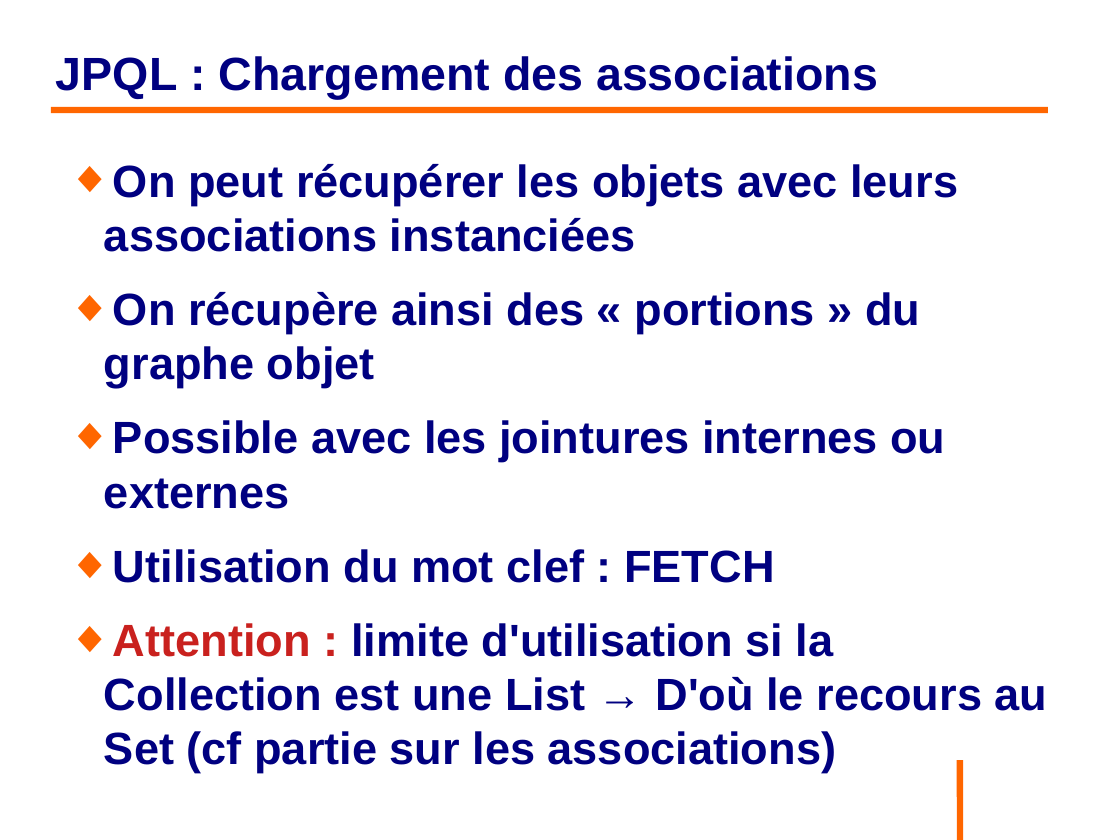
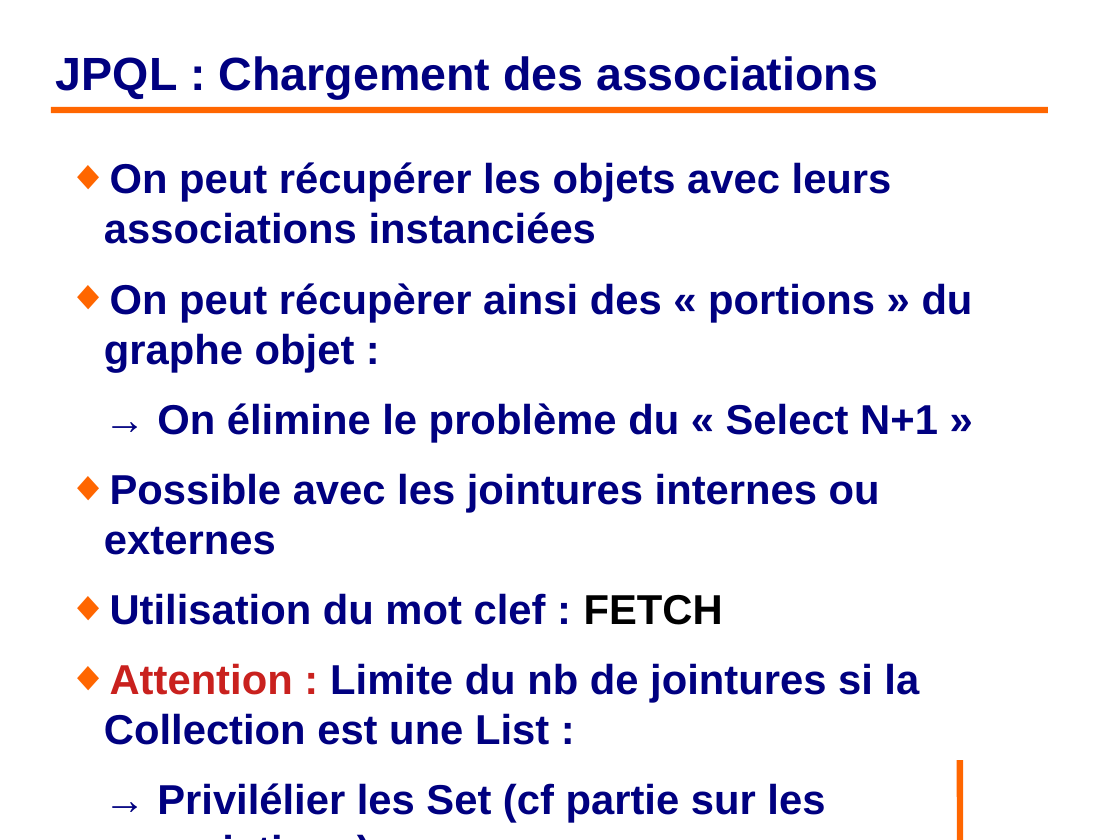
Before and after one commit to philphils/formation-hibernate-basique, a slide deck: slide 126 of Documentation/diapo_formation_hibernate.odp. Drawn at 1120x840 pixels with LibreOffice and Linux fonts; fonts in the diff are those of the drawing; background and template pictures are left out. Boxes give left, top, right and bottom in pixels: in the first picture for what was removed or moved away, otherwise in the second. Text is boxed around its words. In the diff, an @@ line names an element or a change of style, - is before the commit and + after.

```diff
--- a/Documentation/diapo_formation_hibernate.odp
+++ b/Documentation/diapo_formation_hibernate.odp
@@ text at (x1=104, y1=162, x2=892, y2=625): size 32 to 29.6 pt in "On peut récupérer les objets avec leurs ...", "Possible avec les jointures internes ou externes", "Utilisation du mot clef : FETCH"; text colour #000080 to #000000 in "FETCH" @@
@@ text at (x1=104, y1=283, x2=973, y2=442): text changed; size 32 to 29.6 pt @@
-◆ On récupère ainsi des « portions » du graphe objet
+◆ On peut récupèrer ainsi des « portions » du graphe objet :
+→ On élimine le problème du « Select N+1 »
@@ text at (x1=104, y1=663, x2=919, y2=823): text changed; size 32 to 29.6 pt @@
-◆ Attention : limite d'utilisation si la Collection est une List → D'où le recours au Set (cf partie sur les associations)
+◆ Attention : Limite du nb de jointures si la Collection est une List :
+→ Privilélier les Set (cf partie sur les associations)
```
Also in this commit, not shown: 17 other slides changed, 1 slide added, 1 slide removed.
